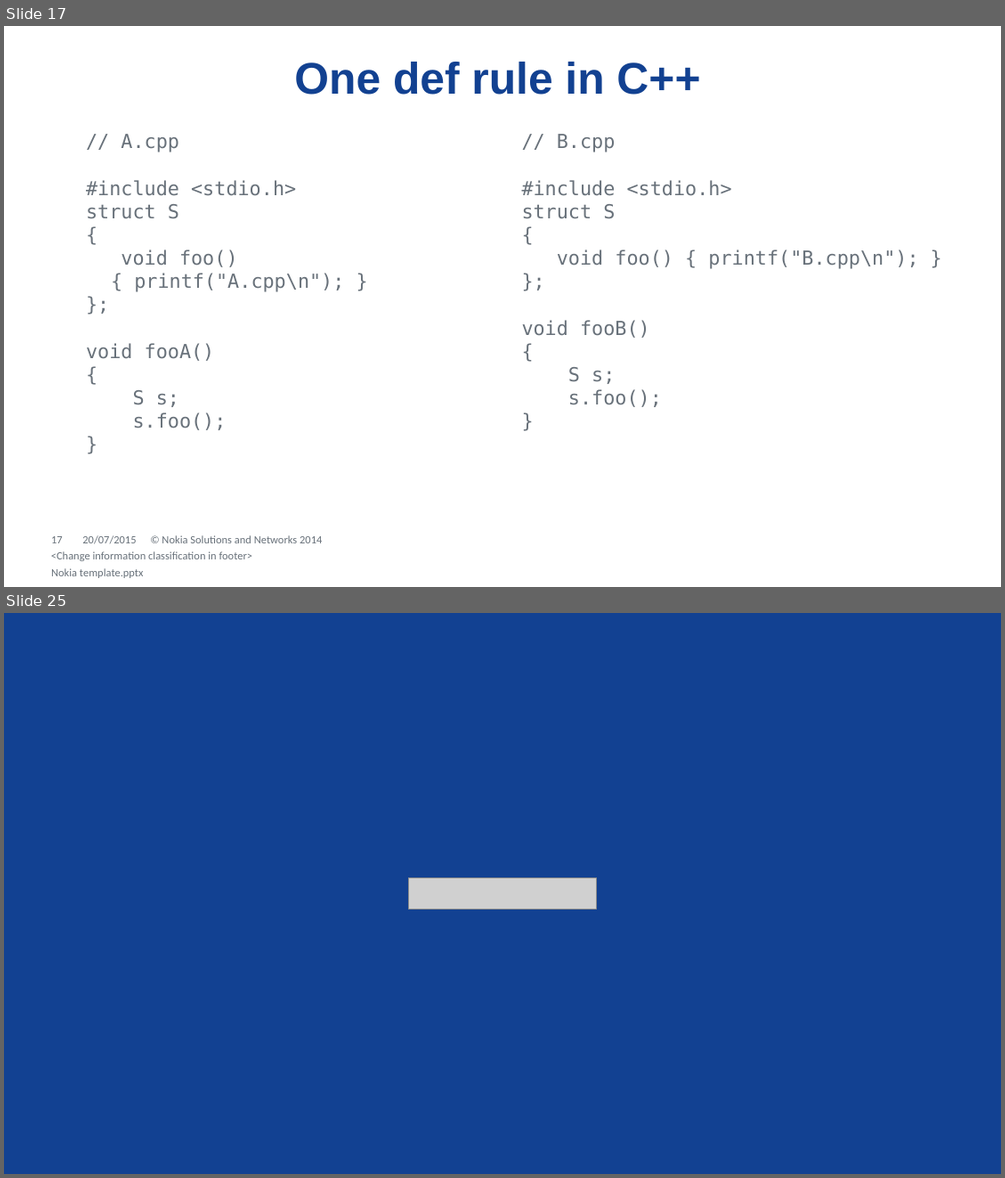
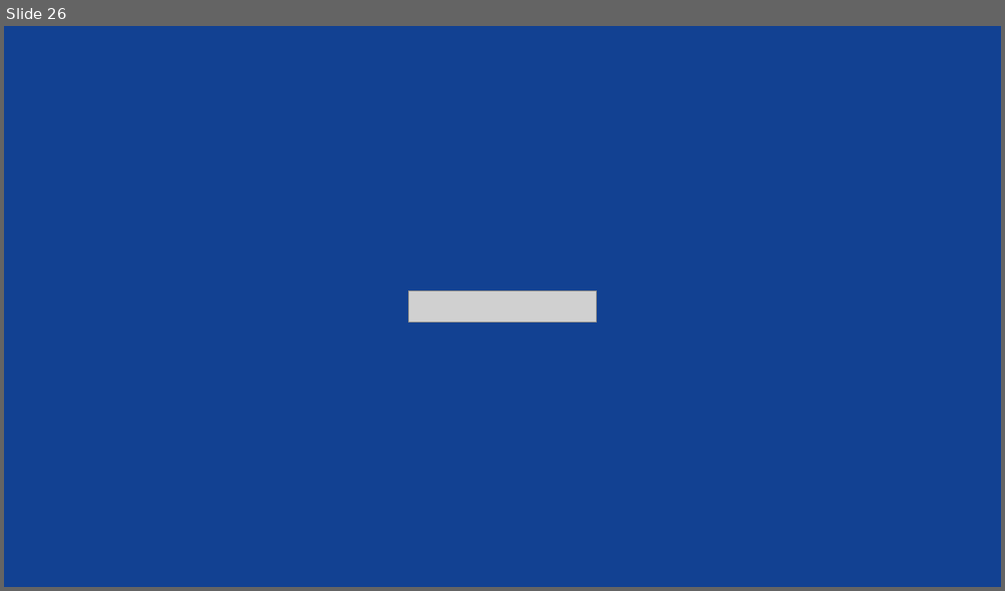
Before and after one commit to dendibakh/Linker, a slide deck: Diving into C++ linker.pptx. Shown one above the other, each under a label of ours: slides 17 and 25 before the commit, slide 26 after it; the slides between them are not shown. The pictures are 1005x1178 and 1005x591 pixels, drawn with LibreOffice and Linux fonts; fonts in the diff are those of the drawing; grey boxes stand for pictures; background and template pictures are left out. Boxes give left, top, right and bottom in pixels: in the first picture for what was removed or moved away, otherwise in the second. Text is boxed around its words. In the diff, an @@ line names an element or a change of style, - is before the commit and + after.

```diff
--- a/Diving into C++ linker.pptx
+++ b/Diving into C++ linker.pptx
@@ slide 17 removed at <box>4,26,1001,587</box>, background #FFFFFF @@
@@ line removed from (50, 26) to (50, 587) @@
@@ line removed from (948, 26) to (948, 587) @@
@@ line removed from (4, 57) to (1001, 57) @@
@@ title removed at <box>294,62,700,95</box> @@
-One def rule in C++
@@ line removed from (4, 91) to (1001, 91) @@
@@ line removed from (4, 119) to (1001, 119) @@
@@ line removed from (1001, 144) to (4, 144) @@
@@ text removed at <box>86,134,344,430</box> @@
-  // A.cpp
-  #include <stdio.h>
-  struct S
-  {
-  void foo() { printf("A.cpp\n"); }
-  };
-  void fooA()
-  {
-  S s;
-  s.foo();
-  }
@@ text removed at <box>522,134,918,407</box> @@
-  // B.cpp
-  #include <stdio.h>
-  struct S
-  {
-  void foo() { printf("B.cpp\n"); }
-  };
-  void fooB()
-  {
-  S s;
-  s.foo();
-  }
@@ line removed from (1001, 506) to (4, 506) @@
@@ line removed from (4, 534) to (1001, 534) @@
@@ page number removed at <box>51,536,63,543</box> @@
-17
@@ text removed at <box>51,551,253,561</box> @@
-<Change information classification in footer>
@@ text removed at <box>82,535,136,544</box> @@
-20/07/2015
@@ text removed at <box>162,535,322,543</box> @@
-© Nokia Solutions and Networks 2014
@@ line removed from (4, 563) to (1001, 563) @@
@@ text removed at <box>51,568,144,578</box> @@
-Nokia template.pptx
@@ what was slide 25 is now slide 26 @@
```
Also in this commit, not shown: 24 slides changed, 2 slides added, 2 other files.
